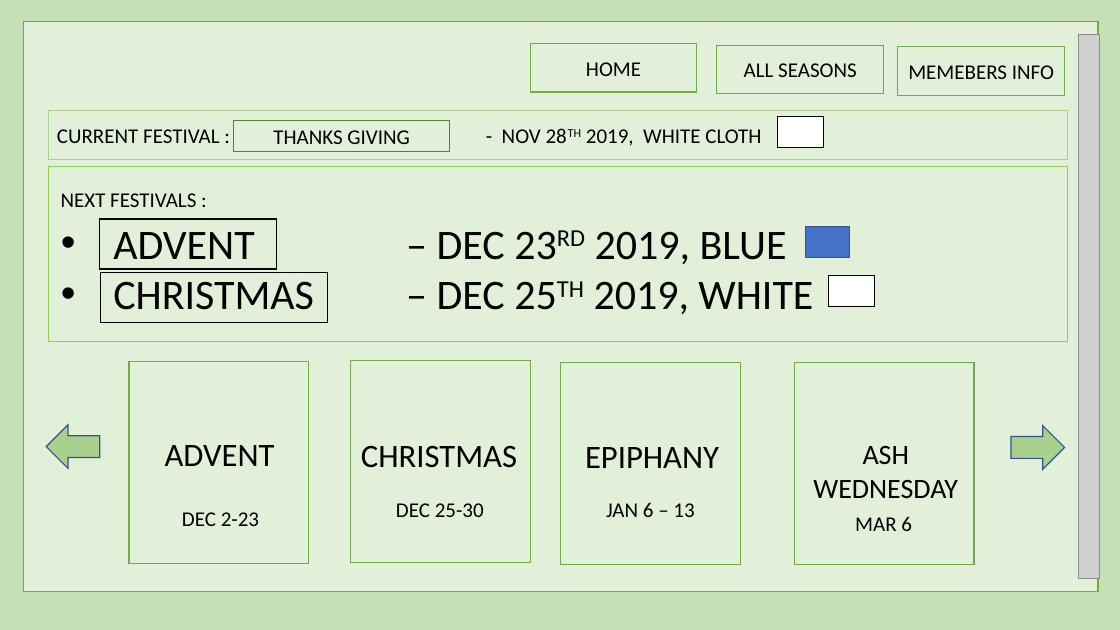
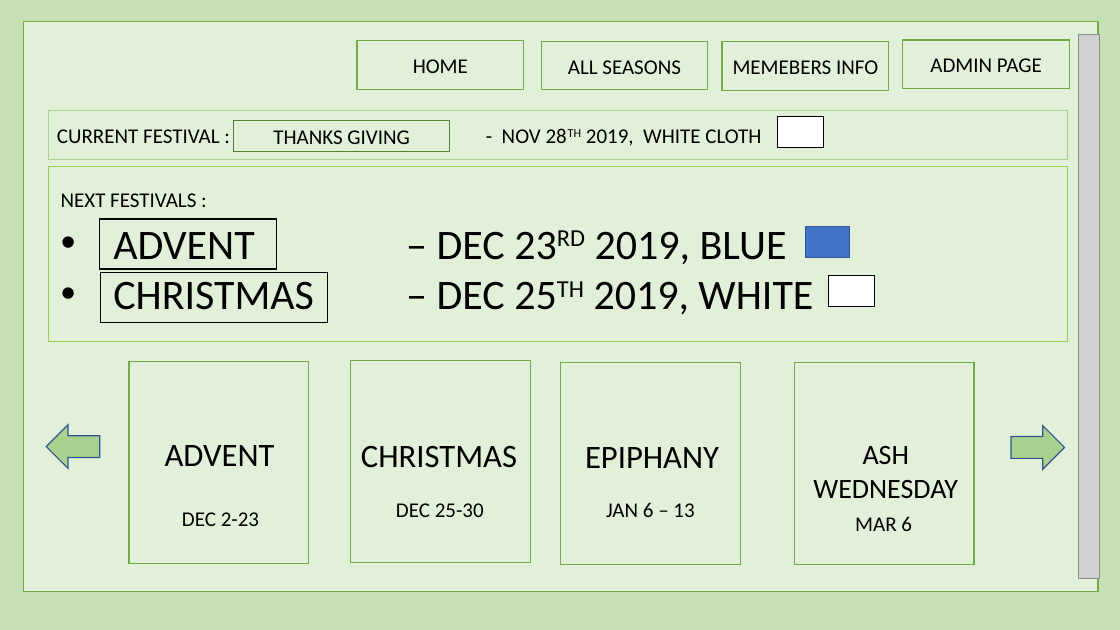
Before and after one commit to harishvavilala/Betterhappo, a slide deck: slide 3 of Powerpoints/BannerManagment.pptx. Drawn at 1120x630 pixels with LibreOffice and Linux fonts; fonts in the diff are those of the drawing; grey boxes stand for pictures. Boxes give left, top, right and bottom in pixels: in the first picture for what was removed or moved away, otherwise in the second. Text is boxed around its words. In the diff, an @@ line names an element or a change of style, - is before the commit and + after.

```diff
--- a/Powerpoints/BannerManagment.pptx
+++ b/Powerpoints/BannerManagment.pptx
@@ 3 rectangles: place and size @@
-3 rectangles at (530,44,1065,96)
+3 rectangles at (357,41,890,90)
@@ rectangle added at (903,40,1070,89), fill #E2F0D9, outline #70AD47 1 pt, 18 pt, text #000000 @@
+ADMIN PAGE
```
Also in this commit, not shown: 7 other slides changed.
